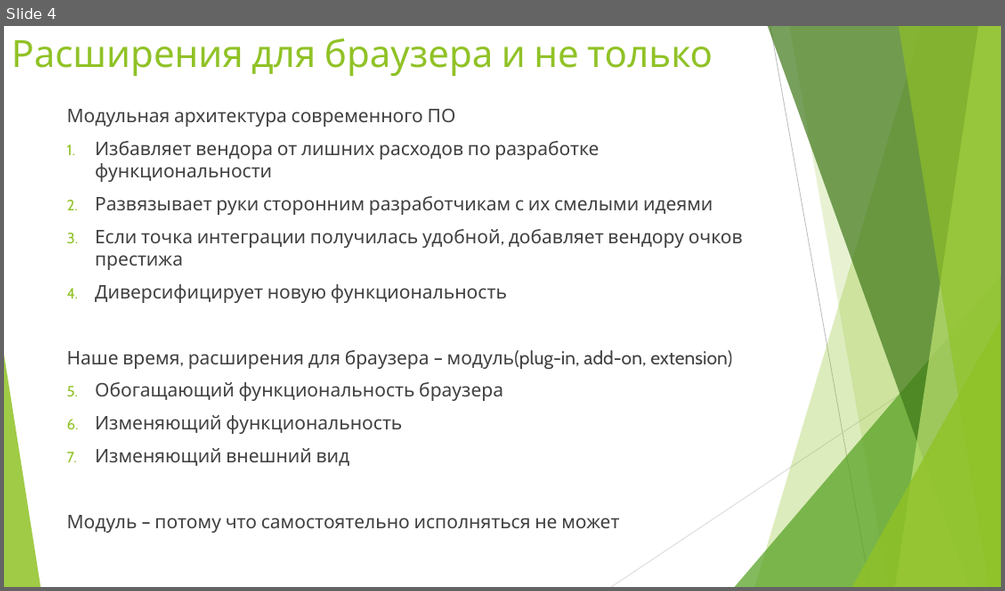
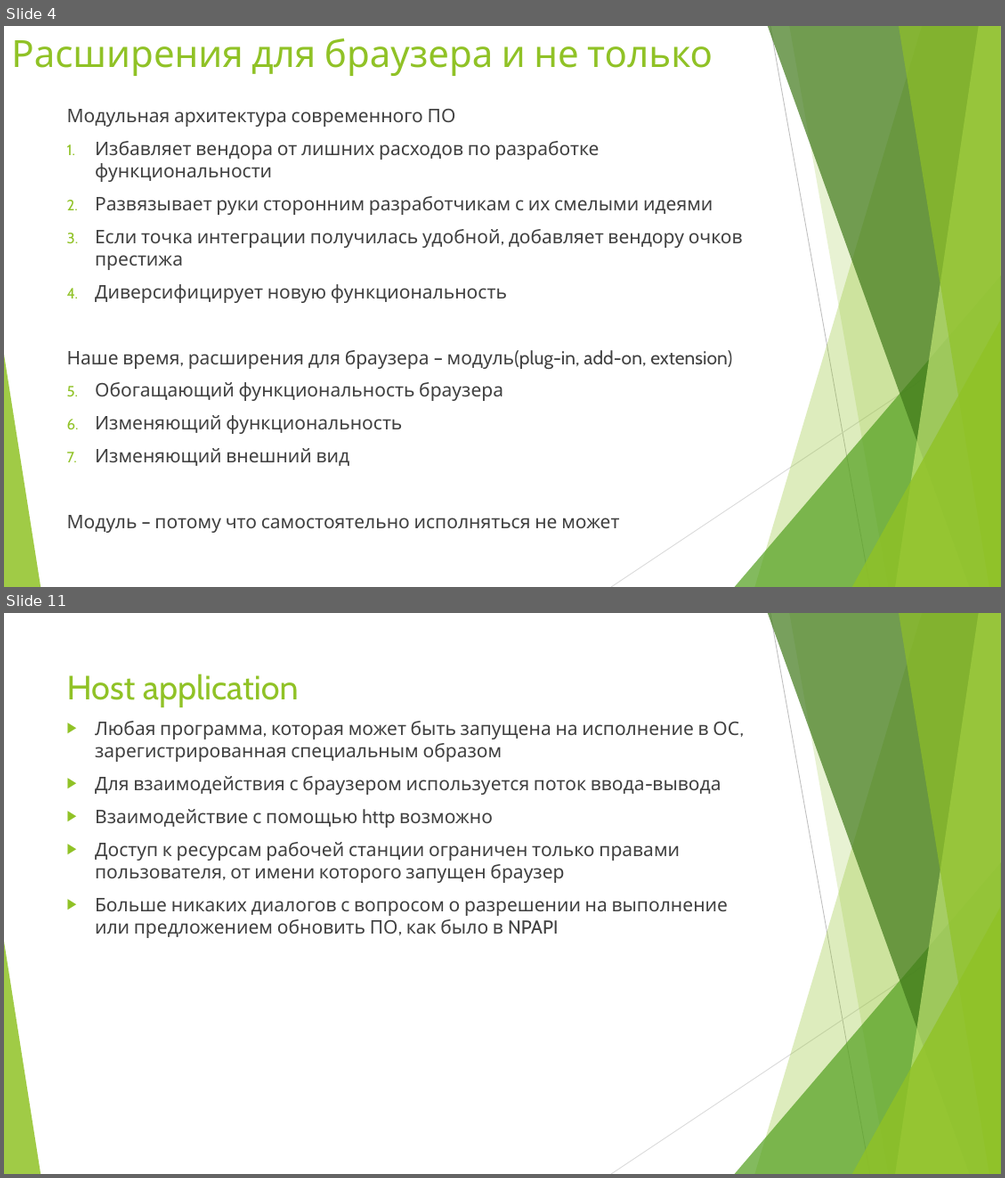
Before and after one commit to croacker/croc-extension-report, a slide deck: report/Presentation.pptx. Shown one above the other, each under a label of ours: slide 4 before the commit, slides 4 and 11 after it; the slides between them are not shown. The pictures are 1005x591 and 1005x1178 pixels, drawn with LibreOffice and Linux fonts; fonts in the diff are those of the drawing. Boxes give left, top, right and bottom in pixels: in the first picture for what was removed or moved away, otherwise in the second. Text is boxed around its words. In the diff, an @@ line names an element or a change of style, - is before the commit and + after.

```diff
--- a/report/Presentation.pptx
+++ b/report/Presentation.pptx
@@ slide 11 added at (4, 613, 1001, 1174), background #FFFFFF; not listed: 10 template elements that a slide beside it also shows @@
@@ title added at (67, 674, 299, 707), 32.4 pt, text #90C226 @@
+Host application
@@ text added at (95, 721, 739, 938), 18 pt, text #404040 @@
+▶ Любая программа, которая может быть запущена на исполнение в ОС, зарегистрированная специальным образом
+▶ Для взаимодействия с браузером используется поток ввода-вывода
+▶ Взаимодействие с помощью http возможно
+▶ Доступ к ресурсам рабочей станции ограничен только правами пользователя, от имени которого запущен браузер
+▶ Больше никаких диалогов с вопросом о разрешении на выполнение или предложением обновить ПО, как было в NPAPI
```
Also in this commit, not shown: 1 slide changed, 9 other slides added.
